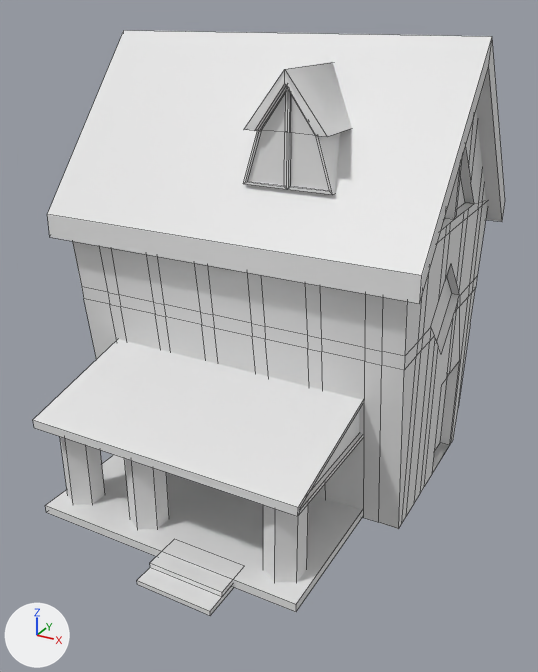
Renders of the OBJ model Assets/Prefab/Models/house.obj from each side of a commit.
The view is the same before and after, from a 50 mm lens placed at (24.7, -47.3, 24.8), pointed at (0.8, -3.7, 3.0). Every picture has the same lights, and +X, +Y and +Z are marked at lower left. Mesh edges are drawn as thin lines. Materials are left out; every surface is plain grey. Where no turn or scale is listed for an object, it has been applied to the vertices. Vertices at the same position are counted once.

In view in the first picture: 'House', 'PorchFloor', 'PorchPillar', 'PorchPillar.001', 'PorchPillar.002', 'PorchRoof', 'PorchStairs', 'Roof', 'RoofWindow'.
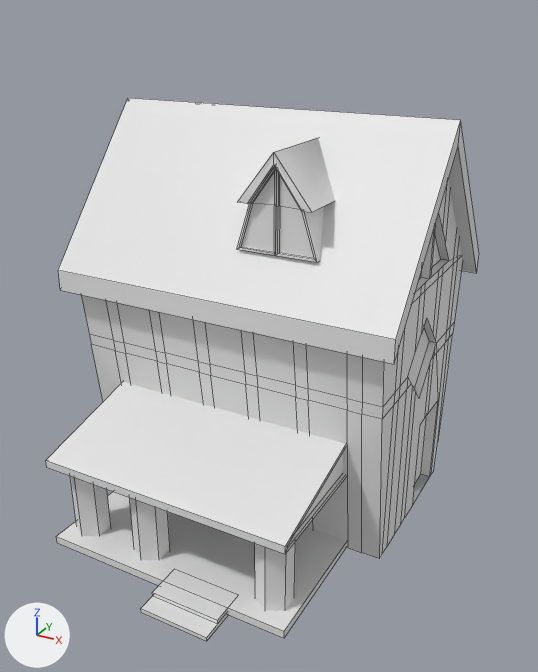
The change, as a list of edits to the scene's bpy script:
```text
Change me_house:
    used by ob_house; location = (0.0, 0.0, 0.0)
    remove me_house.from_pydata(...)  # 300 vertices, 215 faces; spans x -12.5..12.5, y -9.0..9.0, z -7.8..21.9
    add me_house.from_pydata(...)  # 458 vertices, 353 faces; spans x -15.5..11.6, y -17.1..12.2, z -13.0..18.2
    me_house part 1: the loose piece of 292 vertices spanning x -12.5..12.5, y -9.0..9.0, z -7.8..21.9 is moved by (-2.0, 2.3, -5.1)
    me_house part 2: a new loose piece, a box spanning x -11.83..7.9, y -14.57..-2.47, z -12.85..-12.24
    me_house part 3: a new loose piece, a 6-sided cylinder along z spanning x 4.8..7.1, y -13.6..-10.9, z -12.6..-5.6
    me_house part 4: a new loose piece, a 6-sided cylinder along z spanning x -11.3..-9.0, y -13.6..-10.9, z -12.6..-5.6
    me_house part 5: a new loose piece, a 6-sided cylinder along z spanning x -5.7..-3.3, y -13.6..-10.9, z -12.6..-5.6
    me_house part 6: a new loose piece, a box spanning x -1.82..3.55, y -17.12..-14.44, z -12.99..-12.65
    me_house part 7: a new loose piece, a box spanning x -1.82..3.55, y -15.78..-13.1, z -12.65..-12.32
    me_house part 8: a new loose piece of 46 vertices spanning x -0.9..5.2, y -5.5..1.3, z 9.7..16.6
    me_house part 9: a new loose piece of 24 vertices spanning x -11.8..7.9, y -14.6..-2.5, z -6.0..-2.2
    me_house part 10
    6 vertices are added at (-15.5, -7.5, 4.9), (-15.5, 12.2, 4.9), (-15.5, 2.3, 16.6), (-15.5, 12.2, 6.5), (-15.5, -7.5, 6.5), (-15.5, 2.3, 18.2)
    6 new vertices lie (27.1, 0.0, 0.0) away from vertices in x -15.5, y -7.5..12.2, z 4.9..18.2
    10 new faces join them
Remove ob_porchfloor:
    ob_porchfloor = bpy.data.objects.new('PorchFloor', me_porchfloor)
    ob_porchfloor.location = (0.0, 0.0, 0.0)
Remove ob_porchpillar:
    ob_porchpillar = bpy.data.objects.new('PorchPillar', me_porchpillar)
    ob_porchpillar.location = (0.0, 0.0, 0.0)
Remove ob_porchpillar_001:
    ob_porchpillar_001 = bpy.data.objects.new('PorchPillar.001', me_porchpillar_001)
    ob_porchpillar_001.location = (0.0, 0.0, 0.0)
Remove ob_porchpillar_002:
    ob_porchpillar_002 = bpy.data.objects.new('PorchPillar.002', me_porchpillar_002)
    ob_porchpillar_002.location = (0.0, 0.0, 0.0)
Remove ob_porchroof:
    ob_porchroof = bpy.data.objects.new('PorchRoof', me_porchroof)
    ob_porchroof.location = (0.0, 0.0, 0.0)
Remove ob_porchstairs:
    ob_porchstairs = bpy.data.objects.new('PorchStairs', me_porchstairs)
    ob_porchstairs.location = (0.0, 0.0, 0.0)
Remove ob_roof:
    ob_roof = bpy.data.objects.new('Roof', me_roof)
    ob_roof.location = (0.0, 0.0, 0.0)
Remove ob_roofwindow:
    ob_roofwindow = bpy.data.objects.new('RoofWindow', me_roofwindow)
    ob_roofwindow.location = (0.0, 0.0, 0.0)
```

Boxes [x1, y1, x2, y2] around the edits, measured in the pictures (538 x 672 px; the box of a moved part takes in the faces that stretch with it):
'House', reshaped
    before: [72, 112, 487, 529]
    after: [46, 98, 479, 641]
'Roof', deleted
    before: [47, 30, 505, 304]
'PorchRoof', deleted
    before: [33, 339, 363, 516]
'PorchFloor', deleted
    before: [45, 455, 363, 612]
'RoofWindow', deleted
    before: [243, 62, 352, 195]
'PorchStairs', deleted
    before: [137, 552, 234, 616]
'PorchPillar', deleted
    before: [263, 505, 308, 582]
'PorchPillar.002', deleted
    before: [125, 459, 169, 530]
'PorchPillar.001', deleted
    before: [60, 437, 105, 505]
part 1 of me_house, moved or reshaped
    before: [72, 112, 487, 529]
    after: [81, 180, 463, 559]
part 2 of me_house, added
    after: [56, 492, 347, 638]
part 3 of me_house, added
    after: [255, 542, 295, 611]
part 4 of me_house, added
    after: [70, 476, 111, 536]
part 5 of me_house, added
    after: [129, 498, 170, 560]
part 6 of me_house, added
    after: [141, 596, 228, 641]
part 7 of me_house, added
    after: [152, 582, 227, 624]
part 8 of me_house, added
    after: [237, 138, 335, 262]
part 9 of me_house, added
    after: [46, 382, 346, 554]
part 10 of me_house, added
    after: [58, 98, 479, 364]
